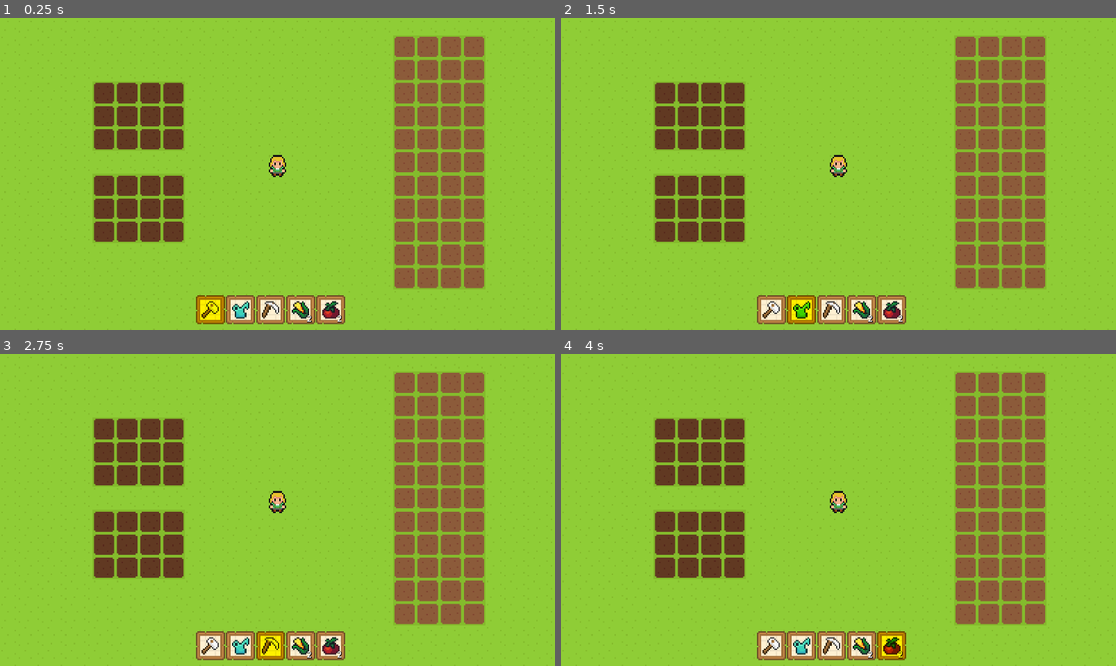
Above: before the commit, frames 1-4 (two rows, left to right).
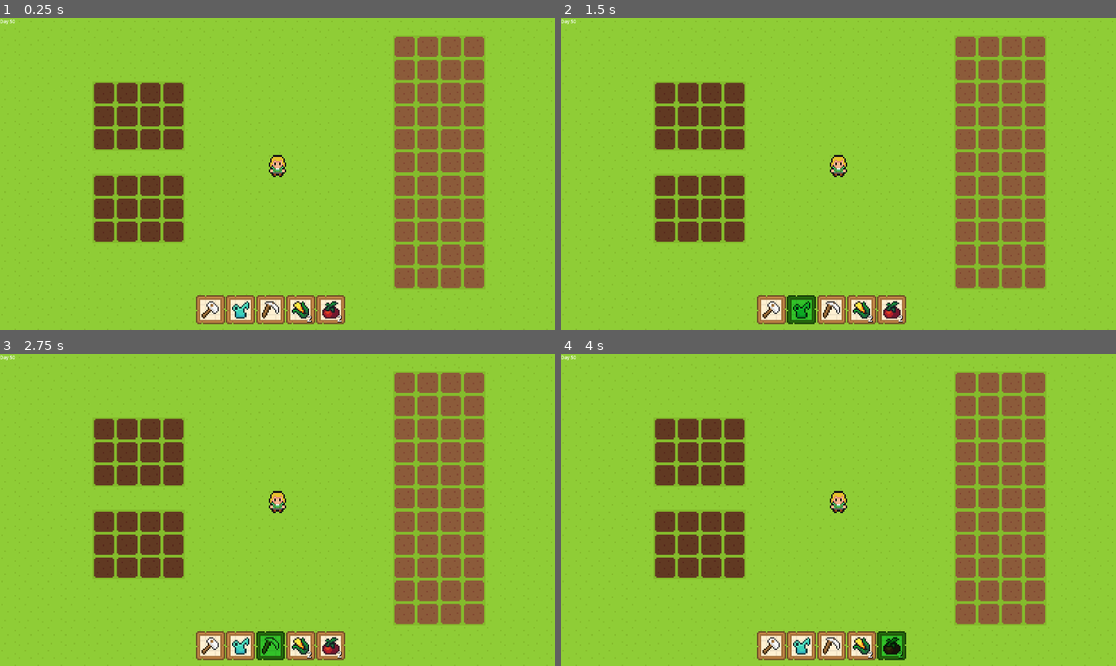
Above: after the commit, the same moments.

Repository: joshbarros/godot-farmingrpg-game
Game: Godot game, scene res://Scenes/main.tscn
Two runs of this game, one before a commit and one after it. Both use one fixed random seed, a clock stepped at 60 frames per second and the inputs below.
Inputs (mouse positions are in pixels of both pictures, inside the frame that each line leads up to):
- Up to frame 1 (0.25 s): no input
- Up to frame 2 (1.5 s): click (771, 311) at 0.5 s; click (799, 311) at 1.25 s
- Up to frame 3 (2.75 s): click (271, 647) at 2 s
- Up to frame 4 (4 s): click "2" at 2.75 s; click "2" at 3.5 s

The runs differ from the first frame. In frame 1, 0.5% of the frame differs, in the area x 0-41%, y 0-98%; in frame 2, 0.5%; in frame 3, 0.5%, in the area x 0-52%, y 0-99%; in frame 4, 0.5%.
Error in both runs: Invalid assignment of property or key 'visible' with value of type 'bool' on a base object of type 'Nil'. (res://Scripts/tools.gd:107)

Commit message:
Fix property names in ui_manager.gd

Diff:
--- a/Scenes/main.tscn
+++ b/Scenes/main.tscn
@@ -7,6 +7,7 @@
 [ext_resource type="Script" uid="uid://dbafmag5j7o46" path="res://Scripts/tools.gd" id="5_6bp64"]
 [ext_resource type="PackedScene" uid="uid://ccc278xtwb7im" path="res://Scenes/crop.tscn" id="5_21xkr"]
 [ext_resource type="Texture2D" uid="uid://c52mn8i1wh6e1" path="res://Sprites/UI/ItemBox.png" id="7_6bp64"]
+[ext_resource type="Script" uid="uid://b4300x3ckv52a" path="res://Scripts/ui_manager.gd" id="7_k12tt"]
 [ext_resource type="Texture2D" uid="uid://bht57gdi4744e" path="res://Sprites/UI/CornSeed_Icon.png" id="8_344ge"]
 [ext_resource type="Script" uid="uid://bhyhth6xhqn2h" path="res://Scripts/tool_button.gd" id="8_ynf5e"]
 [ext_resource type="Resource" uid="uid://dqus8o21xsti5" path="res://Crops/corn.tres" id="9_344ge"]
@@ -222,8 +223,9 @@
 [node name="Crop" parent="." instance=ExtResource("5_21xkr")]
 
 [node name="CanvasLayer" type="CanvasLayer" parent="."]
-
-[node name="HBoxContainer" type="HBoxContainer" parent="CanvasLayer"]
+script = ExtResource("7_k12tt")
+
+[node name="ToolButtons" type="HBoxContainer" parent="CanvasLayer"]
 anchors_preset = 7
 anchor_left = 0.5
 anchor_top = 1.0
@@ -238,14 +240,14 @@
 size_flags_vertical = 3
 alignment = 1
 
-[node name="HoeButton" type="TextureButton" parent="CanvasLayer/HBoxContainer"]
+[node name="HoeButton" type="TextureButton" parent="CanvasLayer/ToolButtons"]
 custom_minimum_size = Vector2(100, 100)
 layout_mode = 2
 texture_normal = ExtResource("7_6bp64")
 stretch_mode = 4
 script = ExtResource("8_ynf5e")
 
-[node name="Icon" type="TextureRect" parent="CanvasLayer/HBoxContainer/HoeButton"]
+[node name="Icon" type="TextureRect" parent="CanvasLayer/ToolButtons/HoeButton"]
 layout_mode = 1
 anchors_preset = 8
 anchor_left = 0.5
@@ -260,7 +262,7 @@
 grow_vertical = 2
 texture = ExtResource("11_344ge")
 
-[node name="QuantityText" type="Label" parent="CanvasLayer/HBoxContainer/HoeButton"]
+[node name="QuantityText" type="Label" parent="CanvasLayer/ToolButtons/HoeButton"]
 layout_mode = 1
 anchors_preset = 3
 anchor_left = 1.0
@@ -275,7 +277,7 @@
 horizontal_alignment = 1
 vertical_alignment = 2
 
-[node name="WaterButton" type="TextureButton" parent="CanvasLayer/HBoxContainer"]
+[node name="WaterButton" type="TextureButton" parent="CanvasLayer/ToolButtons"]
 custom_minimum_size = Vector2(100, 100)
 layout_mode = 2
 texture_normal = ExtResource("7_6bp64")
@@ -283,7 +285,7 @@
 script = ExtResource("8_ynf5e")
 tool = 1
 
-[node name="Icon" type="TextureRect" parent="CanvasLayer/HBoxContainer/WaterButton"]
+[node name="Icon" type="TextureRect" parent="CanvasLayer/ToolButtons/WaterButton"]
 layout_mode = 1
 anchors_preset = 8
 anchor_left = 0.5
@@ -298,7 +300,7 @@
 grow_vertical = 2
 texture = ExtResource("12_344ge")
 
-[node name="QuantityText" type="Label" parent="CanvasLayer/HBoxContainer/WaterButton"]
+[node name="QuantityText" type="Label" parent="CanvasLayer/ToolButtons/WaterButton"]
 layout_mode = 1
 anchors_preset = 3
 anchor_left = 1.0
@@ -313,7 +315,7 @@
 horizontal_alignment = 1
 vertical_alignment = 2
 
-[node name="ScytheButton" type="TextureButton" parent="CanvasLayer/HBoxContainer"]
+[node name="ScytheButton" type="TextureButton" parent="CanvasLayer/ToolButtons"]
 custom_minimum_size = Vector2(100, 100)
 layout_mode = 2
 texture_normal = ExtResource("7_6bp64")
@@ -321,7 +323,7 @@
 script = ExtResource("8_ynf5e")
 tool = 2
 
-[node name="Icon" type="TextureRect" parent="CanvasLayer/HBoxContainer/ScytheButton"]
+[node name="Icon" type="TextureRect" parent="CanvasLayer/ToolButtons/ScytheButton"]
 layout_mode = 1
 anchors_preset = 8
 anchor_left = 0.5
@@ -336,7 +338,7 @@
 grow_vertical = 2
 texture = ExtResource("13_344ge")
 
-[node name="QuantityText" type="Label" parent="CanvasLayer/HBoxContainer/ScytheButton"]
+[node name="QuantityText" type="Label" parent="CanvasLayer/ToolButtons/ScytheButton"]
 layout_mode = 1
 anchors_preset = 3
 anchor_left = 1.0
@@ -351,7 +353,7 @@
 horizontal_alignment = 1
 vertical_alignment = 2
 
-[node name="CornSeedButton" type="TextureButton" parent="CanvasLayer/HBoxContainer"]
+[node name="CornSeedButton" type="TextureButton" parent="CanvasLayer/ToolButtons"]
 custom_minimum_size = Vector2(100, 100)
 layout_mode = 2
 texture_normal = ExtResource("7_6bp64")
@@ -360,7 +362,7 @@
 tool = 3
 crop_seed = ExtResource("9_344ge")
 
-[node name="Icon" type="TextureRect" parent="CanvasLayer/HBoxContainer/CornSeedButton"]
+[node name="Icon" type="TextureRect" parent="CanvasLayer/ToolButtons/CornSeedButton"]
 layout_mode = 1
 anchors_preset = 8
 anchor_left = 0.5
@@ -375,7 +377,7 @@
 grow_vertical = 2
 texture = ExtResource("8_344ge")
 
-[node name="QuantityText" type="Label" parent="CanvasLayer/HBoxContainer/CornSeedButton"]
+[node name="QuantityText" type="Label" parent="CanvasLayer/ToolButtons/CornSeedButton"]
 layout_mode = 1
 anchors_preset = 3
 anchor_left = 1.0
@@ -391,7 +393,7 @@
 horizontal_alignment = 1
 vertical_alignment = 2
 
-[node name="TomatoSeedButton" type="TextureButton" parent="CanvasLayer/HBoxContainer"]
+[node name="TomatoSeedButton" type="TextureButton" parent="CanvasLayer/ToolButtons"]
 custom_minimum_size = Vector2(100, 100)
 layout_mode = 2
 texture_normal = ExtResource("7_6bp64")
@@ -400,7 +402,7 @@
 tool = 3
 crop_seed = ExtResource("10_344ge")
 
-[node name="Icon" type="TextureRect" parent="CanvasLayer/HBoxContainer/TomatoSeedButton"]
+[node name="Icon" type="TextureRect" parent="CanvasLayer/ToolButtons/TomatoSeedButton"]
 layout_mode = 1
 anchors_preset = 8
 anchor_left = 0.5
@@ -415,7 +417,7 @@
 grow_vertical = 2
 texture = ExtResource("14_344ge")
 
-[node name="QuantityText" type="Label" parent="CanvasLayer/HBoxContainer/TomatoSeedButton"]
+[node name="QuantityText" type="Label" parent="CanvasLayer/ToolButtons/TomatoSeedButton"]
 layout_mode = 1
 anchors_preset = 3
 anchor_left = 1.0
@@ -430,3 +432,8 @@
 label_settings = SubResource("LabelSettings_344ge")
 horizontal_alignment = 1
 vertical_alignment = 2
+
+[node name="DayText" type="Label" parent="CanvasLayer"]
+offset_right = 40.0
+offset_bottom = 23.0
+text = "Day 50"
--- a/Scripts/tools.gd
+++ b/Scripts/tools.gd
@@ -3,10 +3,10 @@
 extends Node
 
 enum Tool {
-    HOE,
-    WATER_BUCKET,
-    SCYTHE,
-    SEED
+	HOE,
+	WATER_BUCKET,
+	SCYTHE,
+	SEED
 }
 
 var current_tool: Tool
@@ -21,121 +21,121 @@
 var highlight : ColorRect
 
 func _ready():
-    # Connect to the GameManager for tool selection
-    if GameManager:
-        GameManager.SetPlayerTool.connect(set_tool)
-        # Set the default tool via GameManager
-        GameManager.SetPlayerTool.emit(Tool.HOE, null)
-    else:
-        # Fallback if GameManager is not available
-        current_tool = Tool.HOE
-        print("Warning: GameManager not found, using fallback tool selection")
-    _create_highlight()
+	# Connect to the GameManager for tool selection
+	if GameManager:
+		GameManager.SetPlayerTool.connect(set_tool)
+		# Set the default tool via GameManager
+		GameManager.SetPlayerTool.emit(Tool.HOE, null)
+	else:
+		# Fallback if GameManager is not available
+		current_tool = Tool.HOE
+		print("Warning: GameManager not found, using fallback tool selection")
+	_create_highlight()
 
 func _create_highlight():
-    highlight = ColorRect.new()
-    highlight.size = Vector2(TILE_SIZE, TILE_SIZE)
-    highlight.color = Color(1, 1, 0, 0.4)  # Yellow with transparency
-    highlight.visible = false
-    highlight.z_index = 10
-    get_tree().root.call_deferred("add_child", highlight)
+	highlight = ColorRect.new()
+	highlight.size = Vector2(TILE_SIZE, TILE_SIZE)
+	highlight.color = Color(1, 1, 0, 0.4)  # Yellow with transparency
+	highlight.visible = false
+	highlight.z_index = 10
+	get_tree().root.call_deferred("add_child", highlight)
 
 func set_tool(tool_type: Tool, crop_seed: CropData = null):
-    print("Setting tool to: ", tool_type, " with seed: ", crop_seed)  # Debug print
-    current_tool = tool_type
-    current_seed = crop_seed
-    _cancel_selection()
+	print("Setting tool to: ", tool_type, " with seed: ", crop_seed)  # Debug print
+	current_tool = tool_type
+	current_seed = crop_seed
+	_cancel_selection()
 
-    # Update UI to show selected tool
-    _update_tool_ui(tool_type)
+	# Update UI to show selected tool
+	_update_tool_ui(tool_type)
 
-    print("Tool set successfully. Current tool: ", current_tool)  # Additional debug
+	print("Tool set successfully. Current tool: ", current_tool)  # Additional debug
 
 func _update_tool_ui(selected_tool: Tool):
-    # Find all tool buttons and update their visual state
-    var canvas_layer = get_tree().root.get_node_or_null("Main/CanvasLayer")
-    if canvas_layer:
-        var hbox_container = canvas_layer.get_node_or_null("HBoxContainer")
-        if hbox_container:
-            # Reset all buttons to normal state
-            for child in hbox_container.get_children():
-                if child.has_method("set_selected") and child is ToolButton:
-                    child.set_selected(false)
+	# Find all tool buttons and update their visual state
+	var canvas_layer = get_tree().root.get_node_or_null("Main/CanvasLayer")
+	if canvas_layer:
+		var hbox_container = canvas_layer.get_node_or_null("HBoxContainer")
+		if hbox_container:
+			# Reset all buttons to normal state
+			for child in hbox_container.get_children():
+				if child.has_method("set_selected") and child is ToolButton:
+					child.set_selected(false)
 
-            # Highlight the selected tool button
-            var button_name = ""
-            match selected_tool:
-                Tool.HOE:
-                    button_name = "HoeButton"
-                Tool.WATER_BUCKET:
-                    button_name = "WaterButton"
-                Tool.SCYTHE:
-                    button_name = "ScytheButton"
-                Tool.SEED:
-                    # For seed tool, we need to determine which specific seed was selected
-                    # We'll check the current_seed to determine which button to highlight
-                    if current_seed and current_seed.resource_path.find("corn") != -1:
-                        button_name = "CornSeedButton"
-                    elif current_seed and current_seed.resource_path.find("tomato") != -1:
-                        button_name = "TomatoSeedButton"
-                    else:
-                        # If no specific seed is selected, don't highlight any seed button
-                        return
+			# Highlight the selected tool button
+			var button_name = ""
+			match selected_tool:
+				Tool.HOE:
+					button_name = "HoeButton"
+				Tool.WATER_BUCKET:
+					button_name = "WaterButton"
+				Tool.SCYTHE:
+					button_name = "ScytheButton"
+				Tool.SEED:
+					# For seed tool, we need to determine which specific seed was selected
+					# We'll check the current_seed to determine which button to highlight
+					if current_seed and current_seed.resource_path.find("corn") != -1:
+						button_name = "CornSeedButton"
+					elif current_seed and current_seed.resource_path.find("tomato") != -1:
+						button_name = "TomatoSeedButton"
+					else:
+						# If no specific seed is selected, don't highlight any seed button
+						return
 
-            # Highlight the specific tool button
-            var button = hbox_container.get_node_or_null(button_name)
-            if button and button is ToolButton:
-                button.set_selected(true)
+			# Highlight the specific tool button
+			var button = hbox_container.get_node_or_null(button_name)
+			if button and button is ToolButton:
+				button.set_selected(true)
 
 func _get_target_tile_pos() -> Vector2:
-    var facing = player.facing_direction.normalized()
-    # Snap to cardinal direction
-    if abs(facing.x) > abs(facing.y):
-        facing = Vector2(sign(facing.x), 0)
-    else:
-        facing = Vector2(0, sign(facing.y))
-    return player.global_position + facing * TILE_SIZE
+	var facing = player.facing_direction.normalized()
+	# Snap to cardinal direction
+	if abs(facing.x) > abs(facing.y):
+		facing = Vector2(sign(facing.x), 0)
+	else:
+		facing = Vector2(0, sign(facing.y))
+	return player.global_position + facing * TILE_SIZE
 
 func _get_tile_center(pos: Vector2) -> Vector2:
-    var tile_map = farm_manager.tile_map
-    var local_pos = tile_map.to_local(pos)
-    var coords = tile_map.local_to_map(local_pos)
-    return tile_map.to_global(tile_map.map_to_local(coords))
+	var tile_map = farm_manager.tile_map
+	var local_pos = tile_map.to_local(pos)
+	var coords = tile_map.local_to_map(local_pos)
+	return tile_map.to_global(tile_map.map_to_local(coords))
 
 func _cancel_selection():
-    is_selecting = false
-    highlight.visible = false
+	is_selecting = false
+	highlight.visible = false
 
 func _confirm_action():
-    var target_pos = _get_target_tile_pos()
-    match current_tool:
-        Tool.HOE:
-            farm_manager.try_till_tile(target_pos)
-            current_tool = Tool.WATER_BUCKET  # Auto-switch to water after tilling
-        Tool.WATER_BUCKET:
-            farm_manager.try_water_tile(target_pos)
-            current_tool = Tool.HOE  # Auto-switch back to hoe after watering
-        Tool.SCYTHE:
-            farm_manager.try_harvest_tile(target_pos)
-        Tool.SEED:
-            farm_manager.try_seed_tile(target_pos, current_seed)
-    _cancel_selection()
+	var target_pos = _get_target_tile_pos()
+	match current_tool:
+		Tool.HOE:
+			farm_manager.try_till_tile(target_pos)
+			current_tool = Tool.WATER_BUCKET  # Auto-switch to water after tilling
+		Tool.WATER_BUCKET:
+			farm_manager.try_water_tile(target_pos)
+			current_tool = Tool.HOE  # Auto-switch back to hoe after watering
+		Tool.SCYTHE:
+			farm_manager.try_harvest_tile(target_pos)
+		Tool.SEED:
+			farm_manager.try_seed_tile(target_pos, current_seed)
+	_cancel_selection()
 
 func _process(_delta):
-    # Update highlight position when selecting
-    if is_selecting:
-        var target_pos = _get_target_tile_pos()
-        var tile_center = _get_tile_center(target_pos)
-        highlight.global_position = tile_center - Vector2(TILE_SIZE / 2.0, TILE_SIZE / 2.0)
+	# Update highlight position when selecting
+	if is_selecting:
+		var target_pos = _get_target_tile_pos()
+		var tile_center = _get_tile_center(target_pos)
+		highlight.global_position = tile_center - Vector2(TILE_SIZE / 2.0, TILE_SIZE / 2.0)
 
-    # E to select/confirm
-    if Input.is_action_just_pressed("interact"):
-        if is_selecting:
-            _confirm_action()
-        else:
-            is_selecting = true
-            highlight.visible = true
+	# E to select/confirm
+	if Input.is_action_just_pressed("interact"):
+		if is_selecting:
+			_confirm_action()
+		else:
+			is_selecting = true
+			highlight.visible = true
 
-    # F to cancel
-    if Input.is_action_just_pressed("cancel") and is_selecting:
-        _cancel_selection()
+	# F to cancel
+	if Input.is_action_just_pressed("cancel") and is_selecting:
+		_cancel_selection()
--- /dev/null
+++ b/Scripts/ui_manager.gd
@@ -0,0 +1,17 @@
+extends CanvasLayer
+
+var tool_buttons : Array[ToolButton]
+
+func _ready():
+    for child in $ToolButtons.get_children():
+        if child is ToolButton:
+            tool_buttons.append(child)
+
+    GameManager.SetPlayerTool.connect(_on_set_player_tool)
+
+func _on_set_player_tool(tool: PlayerTools.Tool, seed: CropData):
+    for button in tool_buttons:
+        if button.tool != tool or button.crop_seed != seed:
+            button.modulate = Color.WHITE
+        else:
+            button.modulate = Color.LIME_GREEN
Not shown: 1 places in Scenes/main.tscn that only renumber resources
Not shown, added: Scripts/ui_manager.gd.uid
